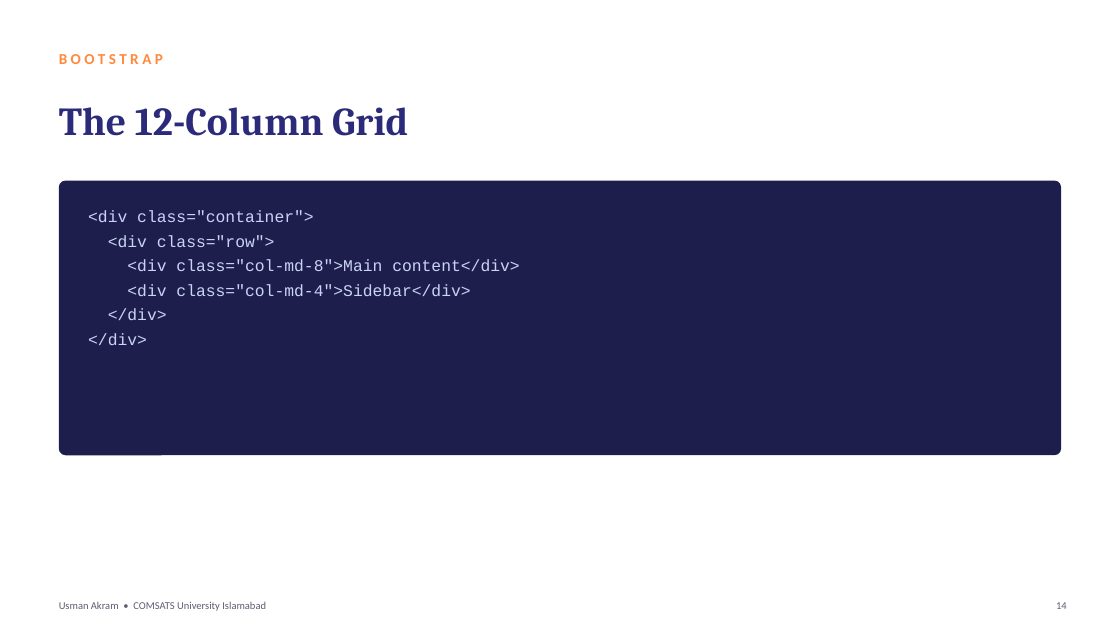
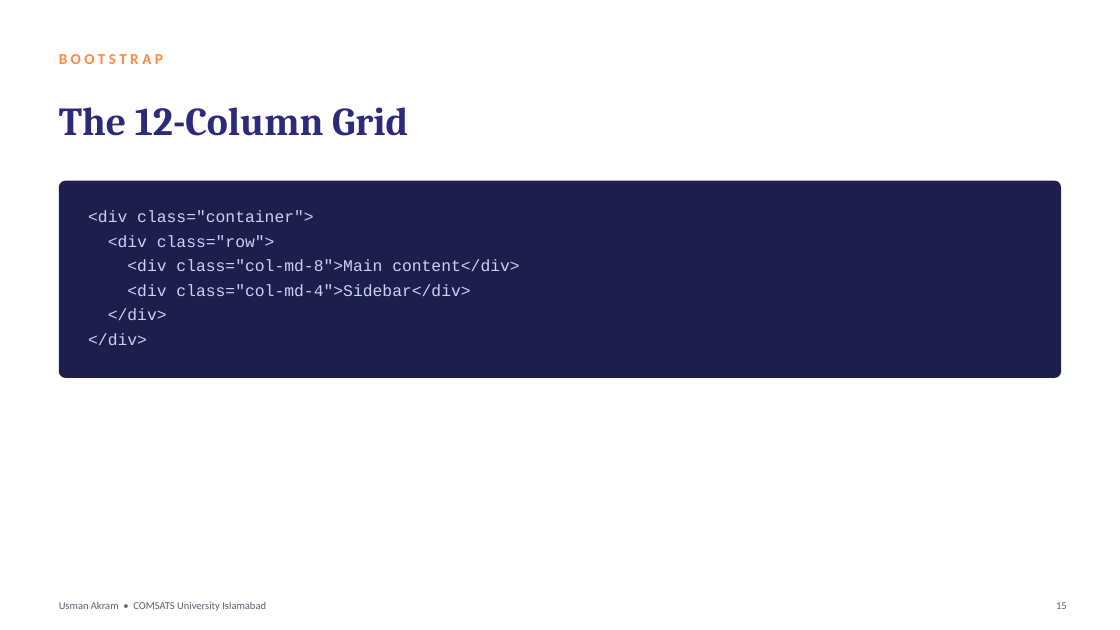
Before and after one commit to mua22/mern-web-book, a slide deck: slide 15 of slides/CSC336-Lecture-10-Responsive-Design-and-Frameworks.pptx (slide 14 before the commit). Drawn at 1120x630 pixels with LibreOffice and Linux fonts; fonts in the diff are those of the drawing. Boxes give left, top, right and bottom in pixels: in the first picture for what was removed or moved away, otherwise in the second. Text is boxed around its words. In the diff, an @@ line names an element or a change of style, - is before the commit and + after.

```diff
--- a/slides/CSC336-Lecture-10-Responsive-Design-and-Frameworks.pptx
+++ b/slides/CSC336-Lecture-10-Responsive-Design-and-Frameworks.pptx
@@ rounded rectangle: place and size @@
-rounded rectangle at (59, 181, 1061, 455)
+rounded rectangle at (59, 181, 1061, 378)
@@ rounded rectangle at (59, 181, 1061, 378): proportions changed @@
@@ text at (1056, 602, 1067, 609): text changed @@
-14
+15
```
Also in this commit, not shown: 21 other slides changed, 2 slides added, 2 other files.
